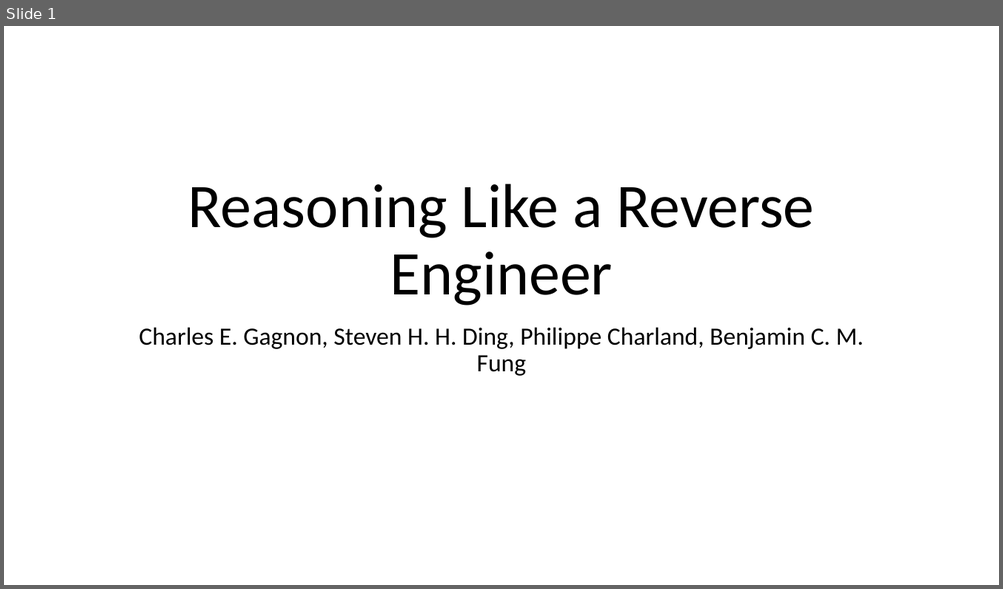
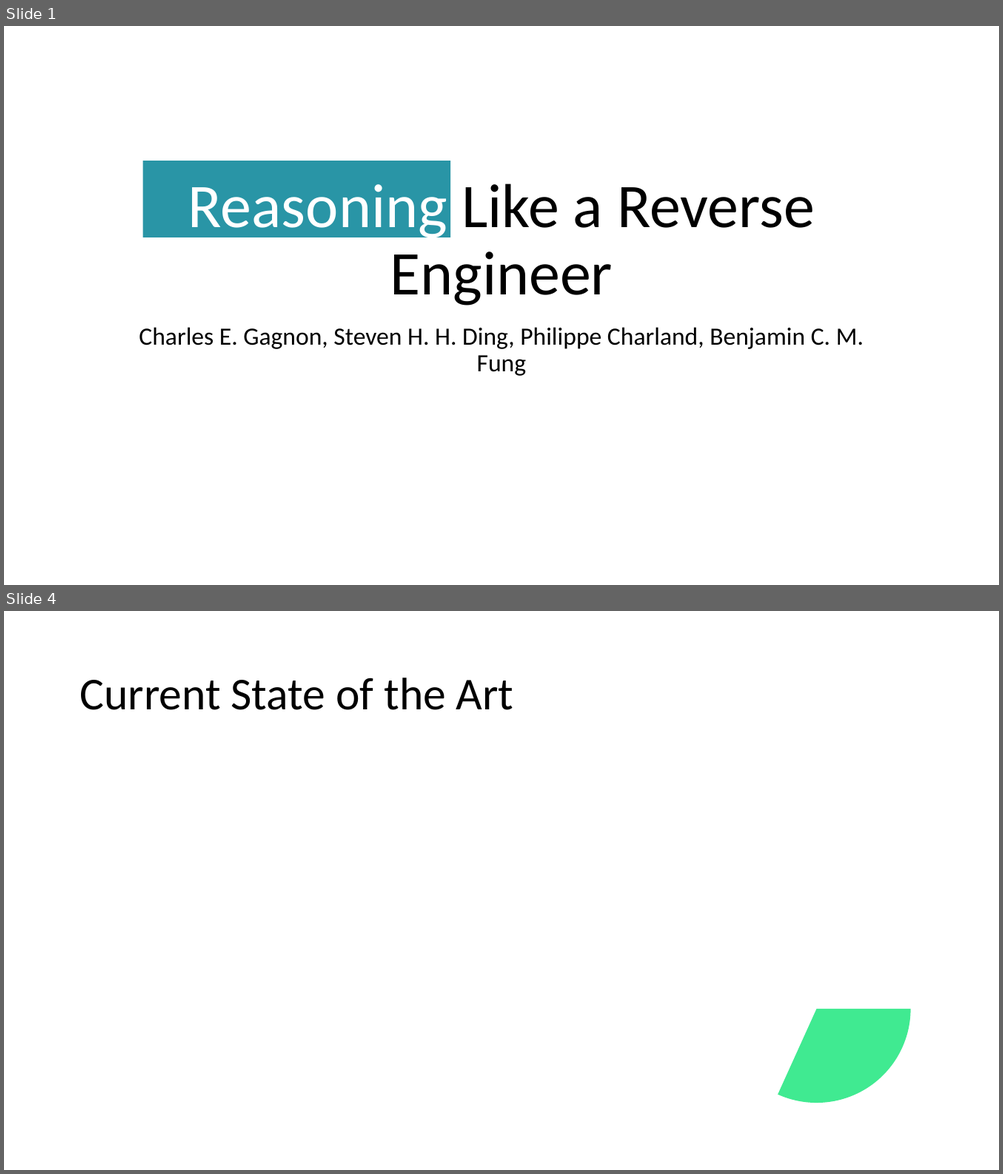
Before and after one commit to carloskiki/asm-feature-extraction, a slide deck: presentation.pptx. Shown one above the other, each under a label of ours: slide 1 before the commit, slides 1 and 4 after it; the slides between them are not shown. The pictures are 1003x589 and 1003x1174 pixels, drawn with LibreOffice and Linux fonts; fonts in the diff are those of the drawing. Boxes give left, top, right and bottom in pixels: in the first picture for what was removed or moved away, otherwise in the second. Text is boxed around its words. In the diff, an @@ line names an element or a change of style, - is before the commit and + after.

```diff
--- a/presentation.pptx
+++ b/presentation.pptx
@@ slide 4 added at (x1=4, y1=611, x2=999, y2=1170), background #FFFFFF @@
@@ title added at (x1=79, y1=678, x2=514, y2=710), 44 pt, text #000000 @@
+Current State of the Art
@@ pie slice (boxed as its full ellipse) added at (x1=723, y1=915, x2=910, y2=1103), fill #40EA91 @@
@@ slide 1 changed as well @@
@@ title "Reasoning Like a Reverse Engineer" at (x1=188, y1=184, x2=814, y2=306): text colour #000000 to #FFFFFF in "Reasoning" @@
@@ rectangle added at (x1=143, y1=161, x2=450, y2=238), fill #2995A6 @@
```
Also in this commit, not shown: 6 other slides added, 1 slide removed, 4 other files.
